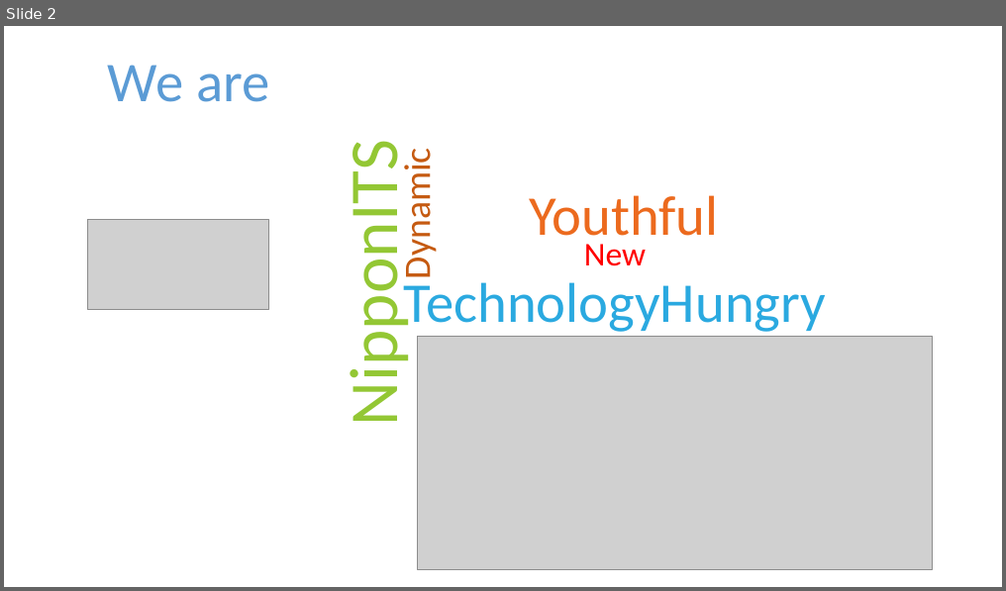
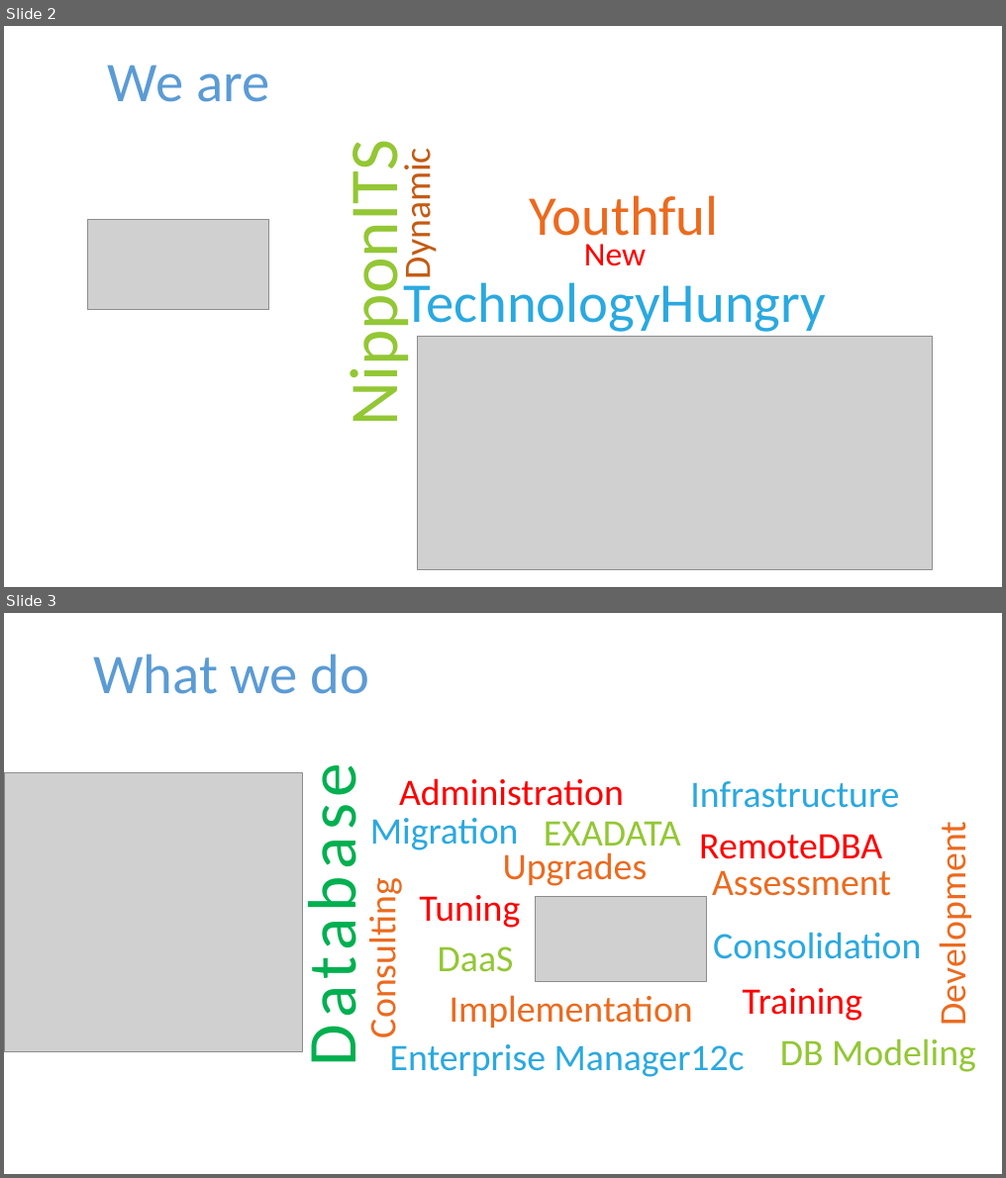
Before and after one commit to NipponITS/Nipponwebsite, a slide deck: video/Nippon IT Solutions.pptx. Shown one above the other, each under a label of ours: slide 2 before the commit, slides 2 and 3 after it. The pictures are 1006x591 and 1006x1178 pixels, drawn with LibreOffice and Linux fonts; fonts in the diff are those of the drawing; grey boxes stand for pictures. Boxes give left, top, right and bottom in pixels: in the first picture for what was removed or moved away, otherwise in the second. Text is boxed around its words. In the diff, an @@ line names an element or a change of style, - is before the commit and + after.

```diff
--- a/video/Nippon IT Solutions.pptx
+++ b/video/Nippon IT Solutions.pptx
@@ slide 3 added at (4,613,1002,1174), background #FFFFFF @@
@@ text added at (93,654,370,694), 54 pt, text #5B9BD5 @@
+What we do
@@ picture added at (4,773,303,1052) @@
@@ text added at (399,778,624,806), 36 pt, text #FF0000 @@
+Administration
@@ text added at (690,781,899,808), 36 pt, text #2AA9E0 @@
+Infrastructure
@@ text added at (291,793,375,1057), 66 pt, text #00B050 @@
+Database
@@ text added at (370,818,519,851), 36 pt, text #2AA9E0 @@
+Migration
@@ text added at (544,821,681,856), 36 pt, text #93C734 @@
+EXADATA
@@ text added at (699,834,882,860), 36 pt, text #FF0000 @@
+RemoteDBA
@@ text added at (930,842,975,1021), 36 pt, text #EC6A1E @@
+Development
@@ text added at (503,853,648,886), 36 pt, text #EC6A1E @@
+Upgrades
@@ text added at (712,870,891,896), 36 pt, text #EC6A1E @@
+Assessment
@@ text added at (359,897,405,1034), 36 pt, text #EC6A1E @@
+Consulting
@@ text added at (419,895,520,928), 36 pt, text #FF0000 @@
+Tuning
@@ picture added at (536,897,707,982) @@
@@ text added at (713,932,921,959), 36 pt, text #2AA9E0 @@
+Consolidation
@@ text added at (438,947,514,972), 36 pt, text #93C734 @@
+DaaS
@@ text added at (450,995,693,1028), 36 pt, text #EC6A1E @@
+Implementation
@@ text added at (743,988,862,1021), 36 pt, text #FF0000 @@
+Training
@@ text added at (390,1045,745,1077), 36 pt, text #2AA9E0 @@
+Enterprise Manager12c
@@ text added at (780,1039,976,1072), 36 pt, text #93C734 @@
+DB Modeling
```
Also in this commit, not shown: 3 other slides added, 25 other files.
